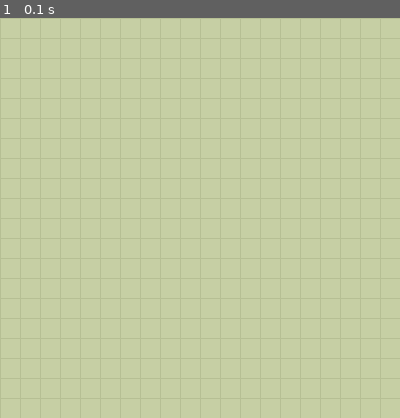
Above: before the commit, frame 1.
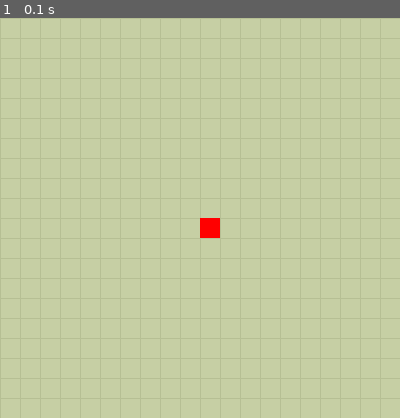
Above: after the commit, the same moment.

Repository: SubGameR69/Pygame-Projects
Game: pygame game, started from Snake Game/main.py
The game is run twice, just before and just after one commit, with the same random seed, the same clock (stepped at 60 frames per second) and the same inputs.
Inputs:
- Up to frame 1 (0.1 s): no input

The runs differ from the first frame. In frame 1, 0.2% of the frame differs, in the area x 50-55%, y 50-55%.

Commit message:
Head of Snake

Diff:
--- a/Snake Game/main.py
+++ b/Snake Game/main.py
@@ -5,9 +5,21 @@
 pygame.display.set_caption("Snake Game")
 
 running = True
+begin = True
 clock = pygame.time.Clock()
 
+snake_rect = None
+snake_length = None
+snake_parts = None
+snake_direction = None
+
 while running:
+    if begin:
+        begin = False
+        snake_rect = pygame.rect.Rect(200, 200, SNAKE_PART_SIZE, SNAKE_PART_SIZE)
+        snake_length = 1
+        snake_parts = [snake_rect]
+        snake_direction = pygame.math.Vector2()
     for event in pygame.event.get():
         if event.type == pygame.QUIT or (event.type == pygame.KEYDOWN and event.key == pygame.K_ESCAPE):
             running = False
@@ -18,6 +30,8 @@
         pygame.draw.line(screen, GRID_COLOR, (i, 0), (i, SCREEN_SIZE))
         pygame.draw.line(screen, GRID_COLOR, (0, i), (SCREEN_SIZE, i))
 
+    [pygame.draw.rect(screen, "red", snake_part) for snake_part in snake_parts]
+
     pygame.display.flip()
 
     clock.tick(FPS)
